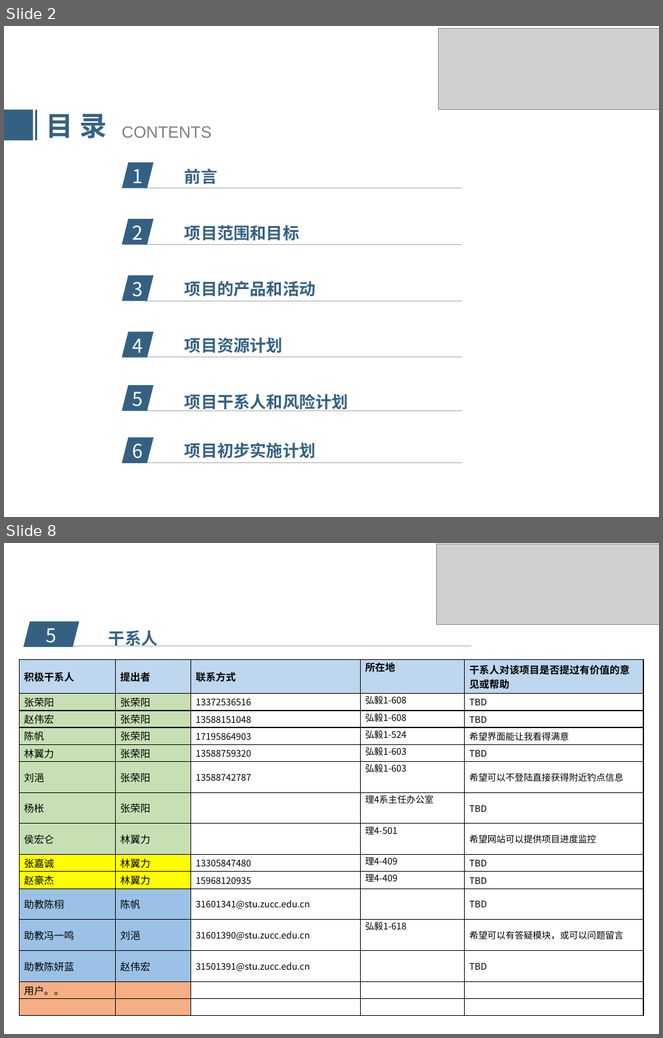
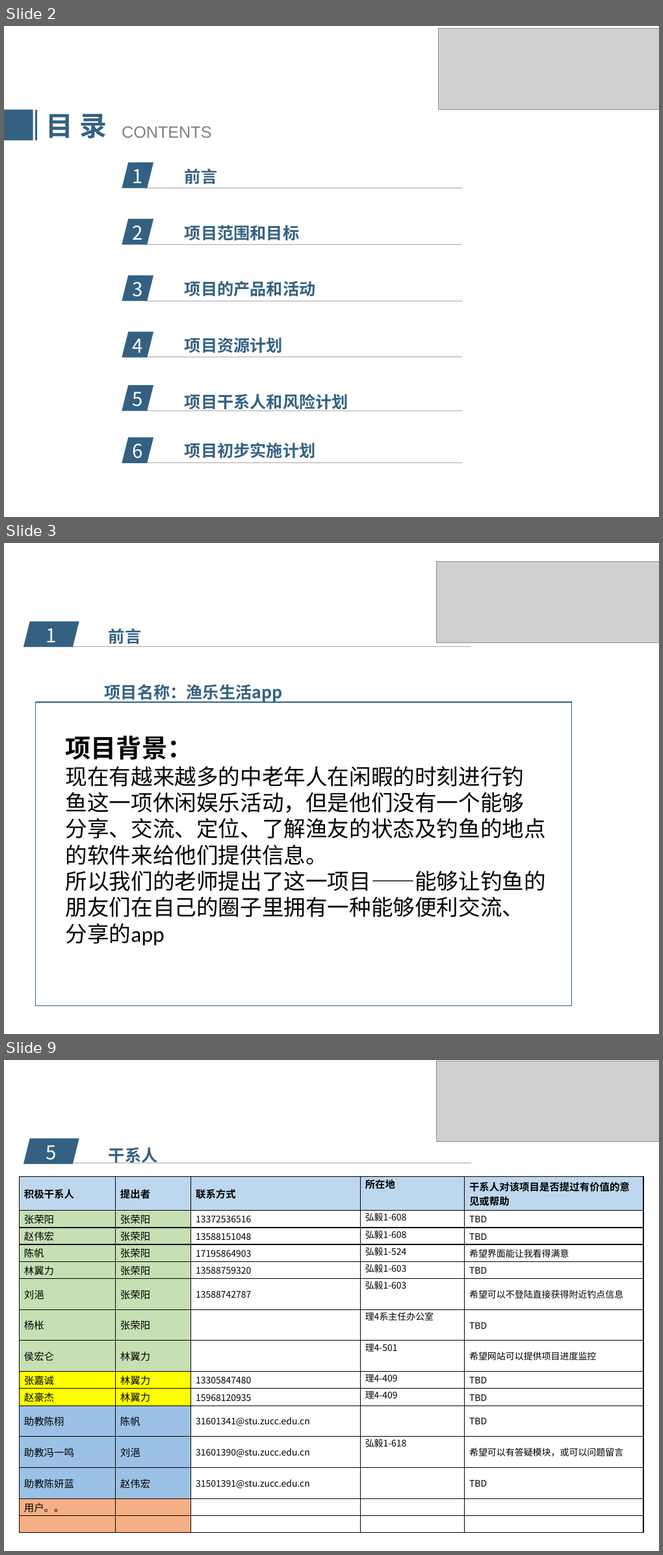
Before and after one commit to popopoi/PRD2018-G07, a slide deck: 项目计划/PRD2018-G07-项目计划PPT.pptx. Shown one above the other, each under a label of ours: slides 2 and 8 before the commit, slides 2, 3 and 9 after it; the slides between them are not shown. The pictures are 663x1038 and 663x1555 pixels, drawn with LibreOffice and Linux fonts; fonts in the diff are those of the drawing; grey boxes stand for pictures; background and template pictures are left out. Boxes give left, top, right and bottom in pixels: in the first picture for what was removed or moved away, otherwise in the second. Text is boxed around its words. In the diff, an @@ line names an element or a change of style, - is before the commit and + after.

```diff
--- a/项目计划/PRD2018-G07-项目计划PPT.pptx
+++ b/项目计划/PRD2018-G07-项目计划PPT.pptx
@@ slide 3 added at (4, 543, 659, 1034), background picture (left out) @@
@@ picture added at (436, 561, 659, 642) @@
@@ parallelogram added at (24, 622, 79, 647), fill #346182 @@
@@ text added at (46, 628, 57, 648), 21 pt, text #FFFFFF @@
+1
@@ text added at (109, 628, 141, 644), 18 pt, text #346182, bold @@
+前言
@@ line added from (47, 646) to (471, 646), #A6A6A6 0.5 pt @@
@@ text added at (105, 684, 283, 702), 18 pt, text #346182, bold @@
+项目名称：渔乐生活app
@@ rectangle added at (35, 702, 572, 1006), outline #346182 1 pt @@
@@ text added at (66, 735, 546, 946), 24 pt, text #000000 @@
+项目背景：
+现在有越来越多的中老年人在闲暇的时刻进行钓
+鱼这一项休闲娱乐活动，但是他们没有一个能够
+分享、交流、定位、了解渔友的状态及钓鱼的地点
+的软件来给他们提供信息。
+所以我们的老师提出了这一项目——能够让钓鱼的
+朋友们在自己的圈子里拥有一种能够便利交流、
+分享的app
@@ what was slide 8 is now slide 9 @@
```
Also in this commit, not shown: 4 slides changed, 1 other slide added, 1 slide removed, 1 other file.
